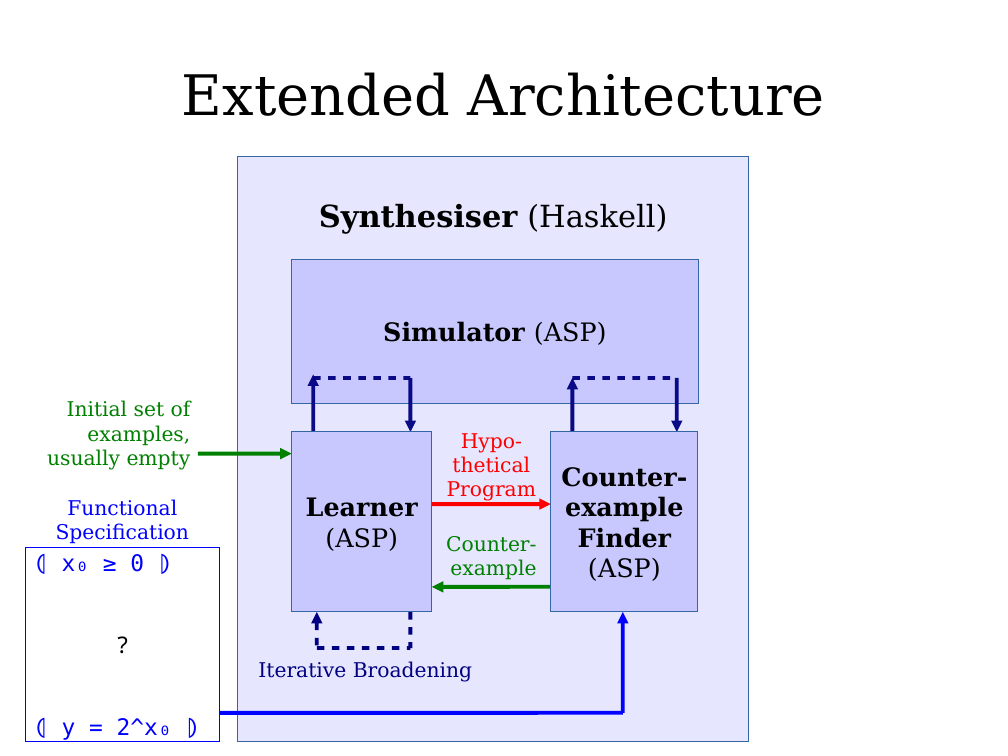
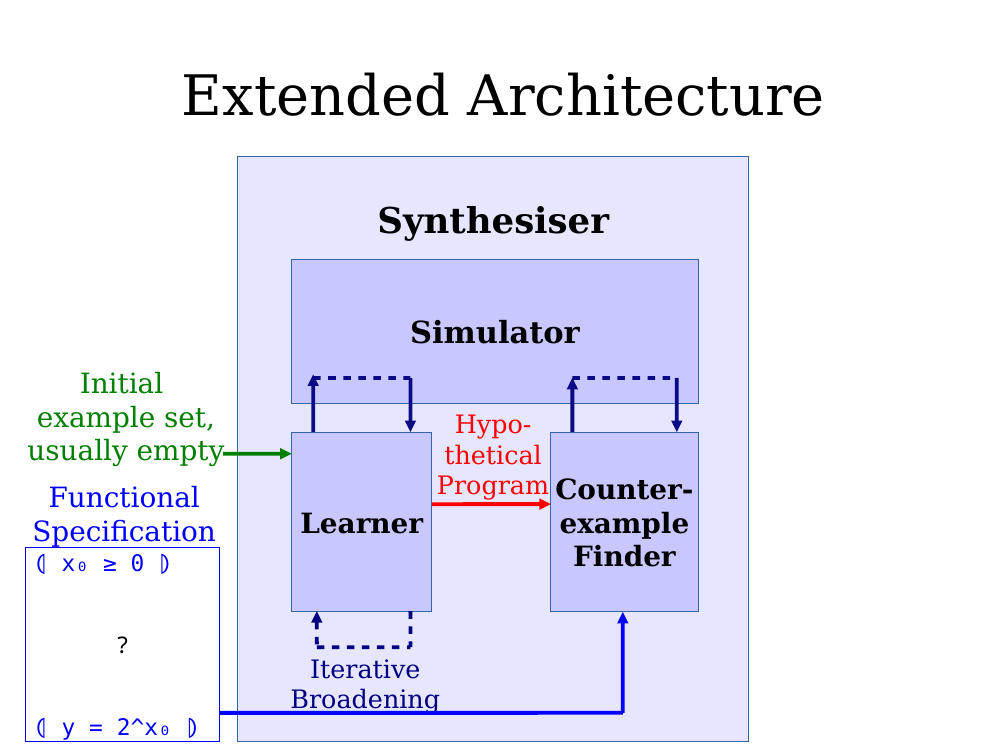
Before and after one commit to joodicator/ic-while-synth, a slide deck: slide 18 of docs/presentation/SoSWASP.odp (slide 14 before the commit). Drawn at 1008x756 pixels with LibreOffice and Linux fonts; fonts in the diff are those of the drawing. Boxes give left, top, right and bottom in pixels: in the first picture for what was removed or moved away, otherwise in the second. Text is boxed around its words. In the diff, an @@ line names an element or a change of style, - is before the commit and + after.

```diff
--- a/docs/presentation/SoSWASP.odp
+++ b/docs/presentation/SoSWASP.odp
@@ text in rectangle at <box>377,206,609,241</box>: text changed; size 24 to 28 pt @@
-Synthesiser (Haskell)
+Synthesiser
@@ text in rectangle at <box>410,319,580,344</box>: text changed; size 20 to 24 pt @@
-Simulator (ASP)
+Simulator
@@ text at <box>27,371,225,466</box>: text changed; size 16 to 22 pt @@
-Initial set of examples, usually empty
+Initial example set, usually empty
@@ text "Hypo-": place and size @@
-text "Hypo-" at <box>447,433,536,501</box>
+text "Hypo-" at <box>437,414,549,500</box>
@@ text "Hypo-" at <box>437,414,549,500</box>: size 16 to 20 pt @@
@@ rectangle "Learner" at <box>292,432,433,612</box>: size 20 to 22 pt @@
@@ text "Functional Specification": place and size @@
-text "Functional Specification" at <box>56,499,189,544</box>
+text "Functional Specification" at <box>32,485,216,546</box>
@@ text "Functional Specification" at <box>32,485,216,546</box>: size 16 to 22 pt @@
@@ arrow moved from (198, 454) - (292, 454) to (223, 454) - (292, 454) @@
@@ text in rectangle at <box>555,478,693,539</box>: text changed; size 20 to 22 pt @@
-Counter-example
+Counter-
+example
@@ text in rectangle at <box>325,528,398,551</box>: paragraph removed @@
-(ASP)
@@ text removed at <box>446,536,536,580</box> @@
-Counter-
-example
@@ text in rectangle at <box>573,544,676,567</box>: size 20 to 22 pt in "Finder" @@
@@ text in rectangle at <box>588,558,661,581</box>: paragraph removed @@
-(ASP)
@@ arrow removed from (551, 587) to (432, 587) @@
@@ text "Iterative Broadening": place and size @@
-text "Iterative Broadening" at <box>258,661,472,682</box>
+text "Iterative Broadening" at <box>290,659,440,714</box>
@@ text "Iterative Broadening" at <box>290,659,440,714</box>: size 16 to 20 pt; alignment right to centre @@
```
Also in this commit, not shown: 14 other slides changed, 6 slides added, 2 slides removed, 9 other files.
